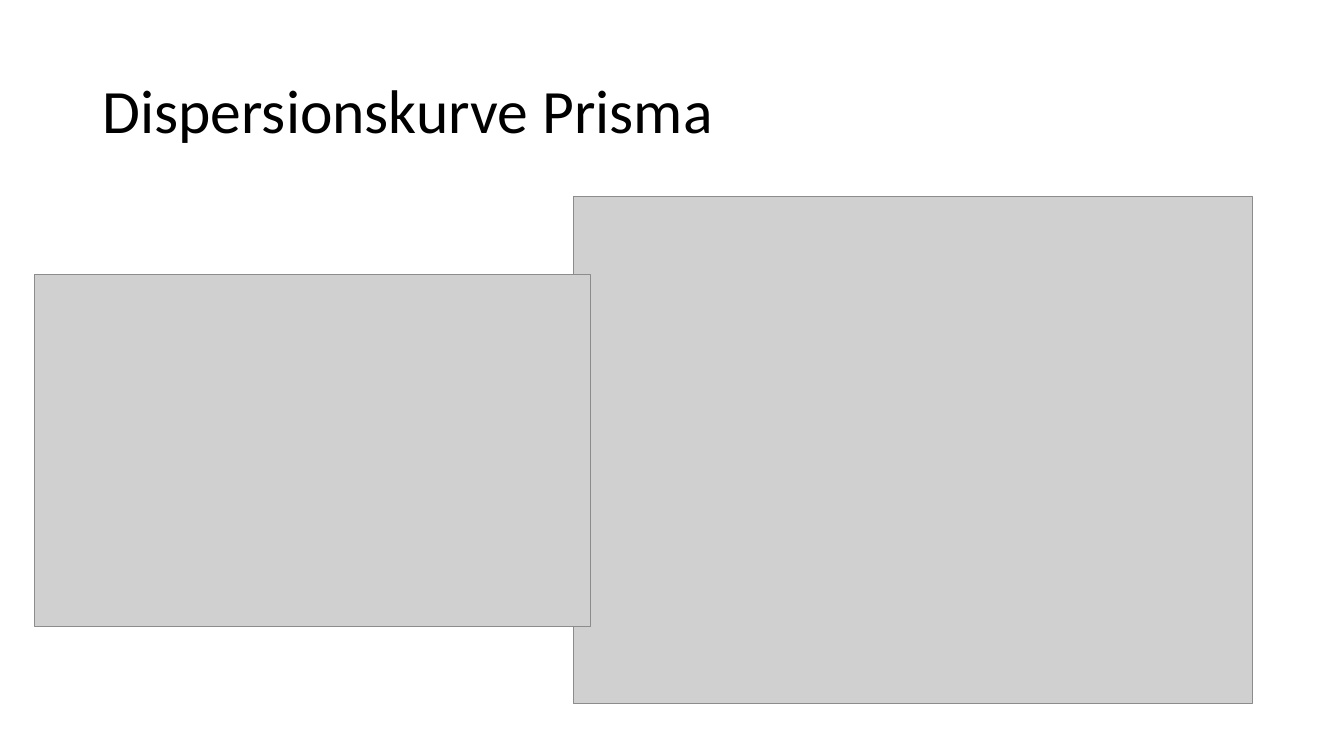
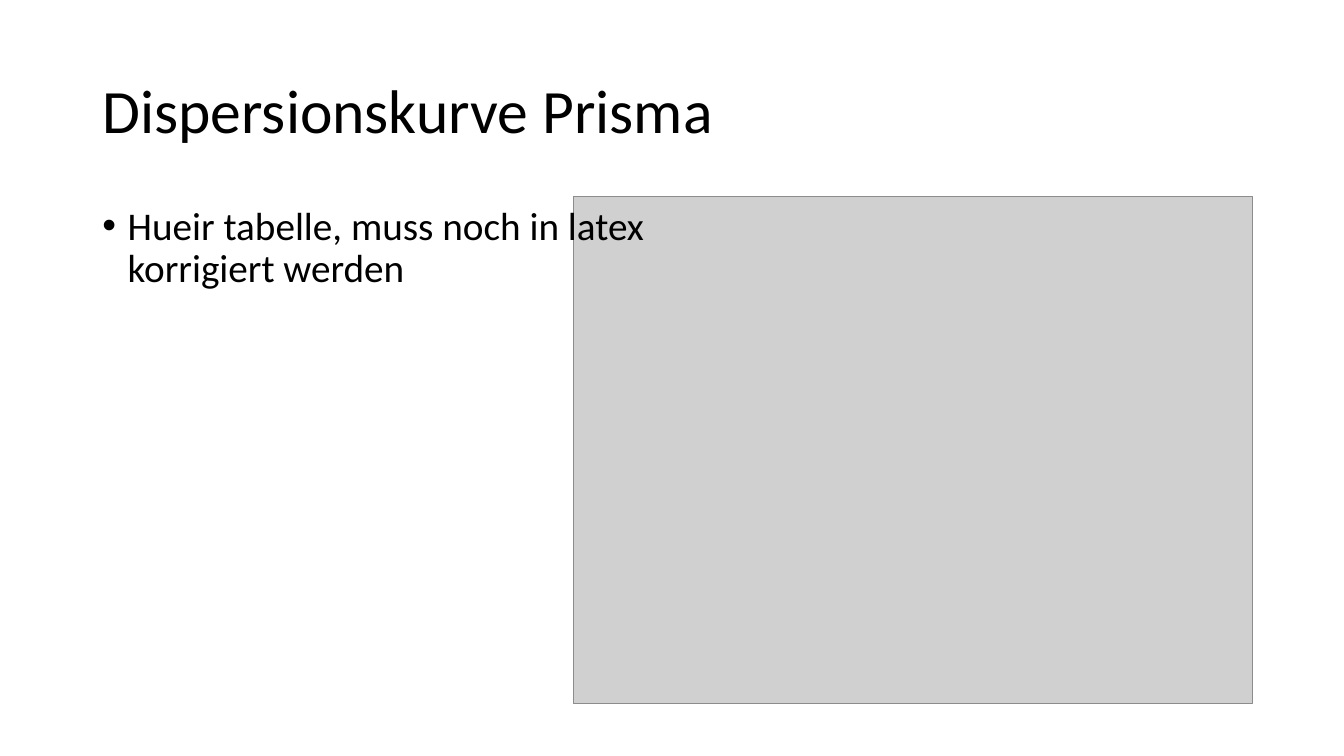
Before and after one commit to thewhitecat/grundpraktikum1, a slide deck: slide 6 of grundpraktikum2/Optik 1/Optik I.pptx. Drawn at 1344x756 pixels with LibreOffice and Linux fonts; fonts in the diff are those of the drawing; grey boxes stand for pictures. Boxes give left, top, right and bottom in pixels: in the first picture for what was removed or moved away, otherwise in the second. Text is boxed around its words. In the diff, an @@ line names an element or a change of style, - is before the commit and + after.

```diff
--- a/grundpraktikum2/Optik 1/Optik I.pptx
+++ b/grundpraktikum2/Optik 1/Optik I.pptx
@@ text added at (128, 207, 644, 289), 28 pt, text #000000 @@
+• Hueir tabelle, muss noch in latex korrigiert werden
@@ picture removed at (34, 274, 591, 626) @@
```
Also in this commit, not shown: 1 other slide changed, 2 other files.
